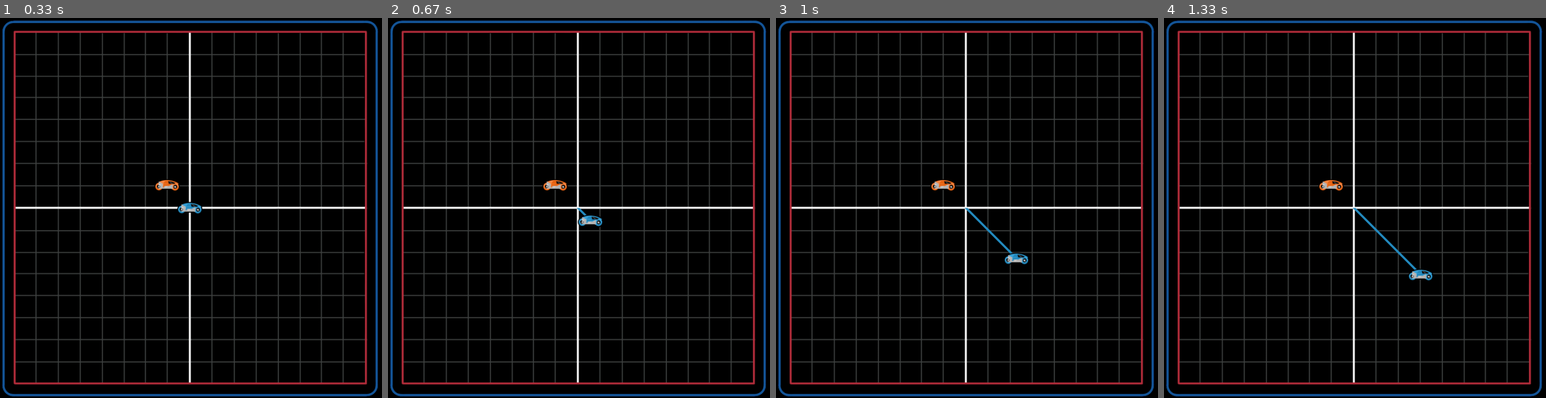
Above: before the commit, frames 1-4 (left to right).
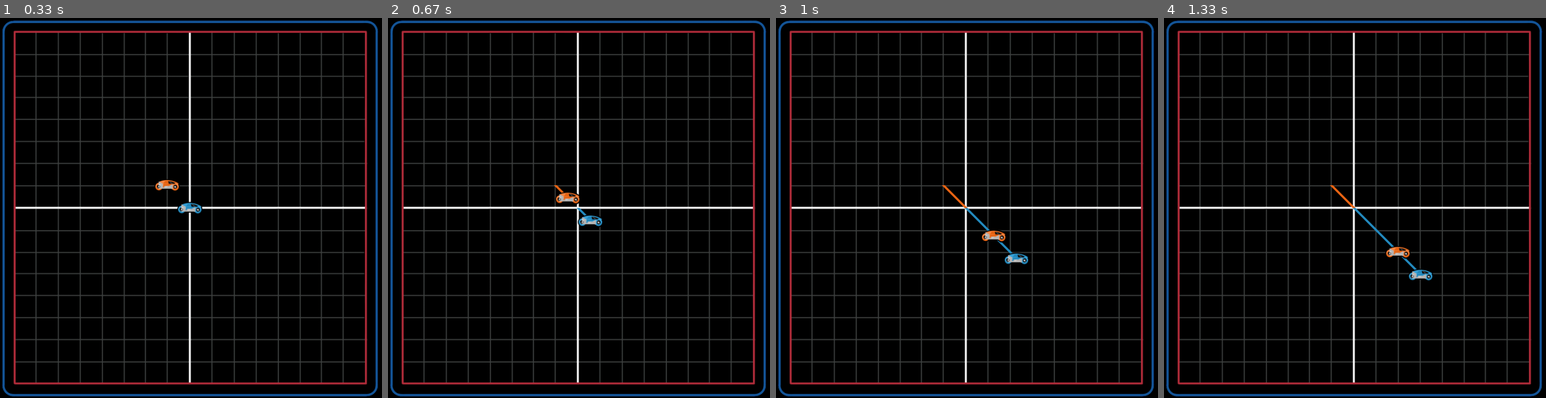
Above: after the commit, the same moments.

Repository: henzofcm/Vectrun_pygame
Game: pygame game, started from main.py
Two runs of this game, one before a commit and one after it. Both use one fixed random seed, a clock stepped at 60 frames per second and the inputs below.
Inputs:
- Up to frame 1 (0.33 s): no input
- Up to frame 2 (0.67 s): tap Space at 0.33 s
- Up to frame 3 (1 s): no input
- Up to frame 4 (1.33 s): no input

Frame 1 is identical in both runs. In frame 2, 0.3% of the frame differs, in the area x 40-51%, y 42-50%; in frame 3, 0.3%, in the area x 40-61%, y 42-60%; in frame 4, 0.3%.

Commit message:
Created a config.py to hold all globals

Diff:
--- /dev/null
+++ b/config.py
@@ -0,0 +1,23 @@
+# Define caminho de todas as pastas que usaremos
+ASSET_PATH = "assets/"
+TEXTURE_PATH = ASSET_PATH + "textures/"
+MUSIC_PATH = ASSET_PATH + "music/"
+SOUNDS_PATH = ASSET_PATH + "sounds/"
+FONTS_PATH = ASSET_PATH + "fonts/"
+
+# Tamanho da tela
+WIDTH = 1000
+HEIGHT = 750
+FULLSCREEN = False
+
+# Tamanho do tabuleiro
+GRID_X = 750
+GRID_Y = 750
+
+# Tamanho da moto
+RIDER_X = 50
+RIDER_Y = 25
+
+# Tamanho da carta
+CARD_X = 150
+CARD_Y = 100
--- a/main.py
+++ b/main.py
@@ -6,30 +6,7 @@
 
 # Importa todo o pacote de src/
 from src import *
-
-
-# Define caminho de todas as pastas que usaremos
-ASSET_PATH = "assets/"
-TEXTURE_PATH = ASSET_PATH + "textures/"
-MUSIC_PATH = ASSET_PATH + "music/"
-SOUNDS_PATH = ASSET_PATH + "sounds/"
-FONTS_PATH = ASSET_PATH + "fonts/"
-
-# Tamanho da tela
-WIDTH = 1000
-HEIGHT = 750
-
-# Tamanho do tabuleiro
-GRID_X = 750
-GRID_Y = 750
-
-# Tamanho da moto
-RIDER_X = 50
-RIDER_Y = 25
-
-# Tamanho da carta
-CARD_X = 150
-CARD_Y = 100
+from config import *
 
 # Inicializa
 pygame.init()
@@ -50,8 +27,10 @@
     # Aqui vão ser atualizados os menus (que atualizam tudo)
     grid_game.update()
 
-    # Faz blit no tabuleiro e nas linhas
+    # Faz blit no tabuleiro
     screen.blit(grid_game.image, grid_game.rect)
+
+    # Desenha as linhas dos jogadores
     for bot in grid_game._bots.sprites():
         pygame.draw.lines(screen, bot._color, False, bot._path, width=6)
 
--- a/src/game.py
+++ b/src/game.py
@@ -2,34 +2,15 @@
 import sys
 from entity import *
 from rider import *
+from config import *
 
-# Define caminho de todas as pastas que usaremos
-ASSET_PATH = "assets/"
-TEXTURE_PATH = ASSET_PATH + "textures/"
-MUSIC_PATH = ASSET_PATH + "music/"
-SOUNDS_PATH = ASSET_PATH + "sounds/"
-FONTS_PATH = ASSET_PATH + "fonts/"
-
-# Tamanho do tabuleiro
-GRID_X = 750
-GRID_Y = 750
-
-# Tamanho da moto
-RIDER_X = 50
-RIDER_Y = 25
-
-# Tamanho da carta
-CARD_X = 150
-CARD_Y = 100
 
 class Grid_Game(Entity):
     def __init__(self, image_path, x_y, scale_size, bot_number):
         super().__init__(image_path, x_y, scale_size)
 
-        # Timer interno, eventualmente útil
+        # Timer interno e um holder pra quando o jogador clicar na carta
         self._timer = 0
-
-        # Se o jogador clicar nas cartas, será true
         self._clicked = False
 
         # Cria o jogador
@@ -68,8 +49,17 @@
         if self._clicked:
             if self._player.sprite.rect.center < (500, 500):
                 self._player.update(vector, self._timer)
+                self._bots.update(vector, self._timer)
 
                 self._timer += 0.05
             else:
                 self._timer = 0
                 self._clicked = False
+
+    def choice_preview(self, vector, screen):
+        # Pega o ponto inicial e final da reta
+        start = self._player.sprite._path[-1]
+        end = (start[0] + vector[0], start[1] + vector[1])
+
+        # Desenha a linha
+        pygame.draw.line(screen, self._player.sprite._color, start, end, width = 6)
